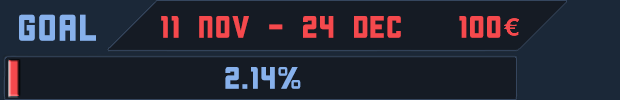
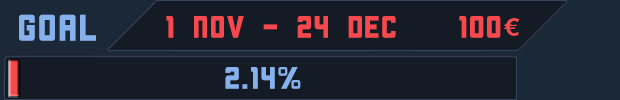
Layered file, before and after one edit (w=620, h=100). Changes by layer:
renamed "11 nov - 24 dec" to "1 nov - 24 dec", painted on it over (161, 16, 401, 38)
